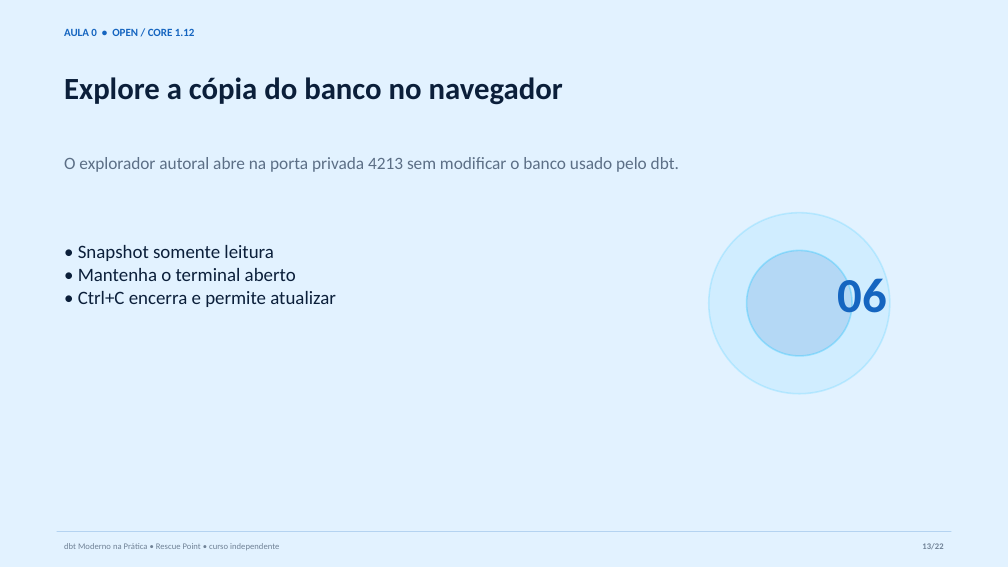
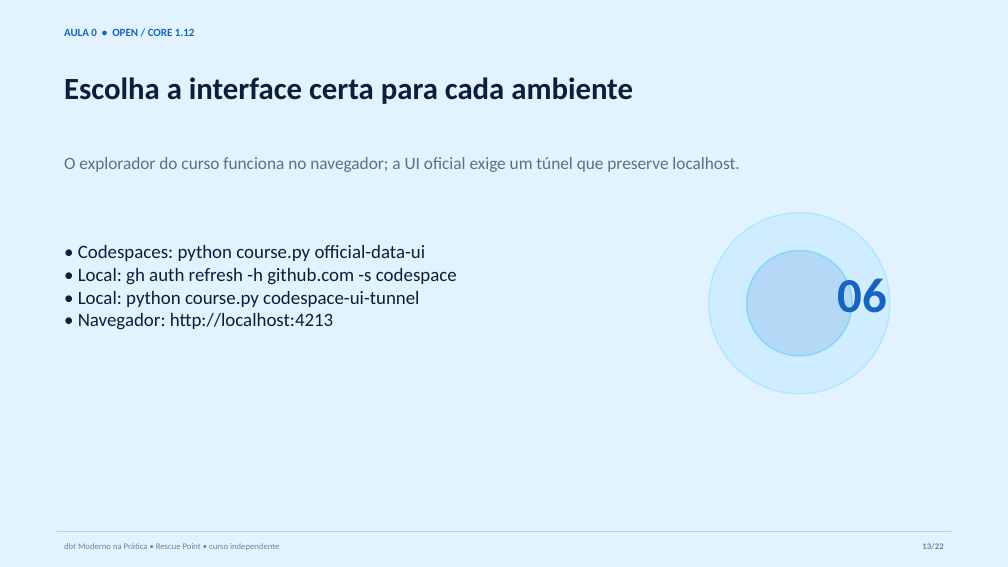
Before and after one commit to AnselmoBorges/dbt-moderno-na-pratica, a slide deck: slide 13 of assets/decks/aula-00-ambiente.pptx. Drawn at 1008x567 pixels with LibreOffice and Linux fonts; fonts in the diff are those of the drawing. Boxes give left, top, right and bottom in pixels: in the first picture for what was removed or moved away, otherwise in the second. Text is boxed around its words. In the diff, an @@ line names an element or a change of style, - is before the commit and + after.

Commit message:
docs: atualiza Aula 0 com DuckDB UI por túnel

```diff
--- a/assets/decks/aula-00-ambiente.pptx
+++ b/assets/decks/aula-00-ambiente.pptx
@@ text at (x1=64, y1=77, x2=633, y2=104): text changed @@
-Explore a cópia do banco no navegador
+Escolha a interface certa para cada ambiente
@@ text at (x1=64, y1=157, x2=739, y2=172): text changed @@
-O explorador autoral abre na porta privada 4213 sem modificar o banco usado pelo dbt.
+O explorador do curso funciona no navegador; a UI oficial exige um túnel que preserve localhost.
@@ text at (x1=78, y1=245, x2=457, y2=330): text changed @@
-• Snapshot somente leitura
-• Mantenha o terminal aberto
-• Ctrl+C encerra e permite atualizar
+• Codespaces: python course.py official-data-ui
+• Local: gh auth refresh -h github.com -s codespace
+• Local: python course.py codespace-ui-tunnel
+• Navegador: http://localhost:4213
```
Also in this commit, not shown: 3 other slides changed, 3 other files.
